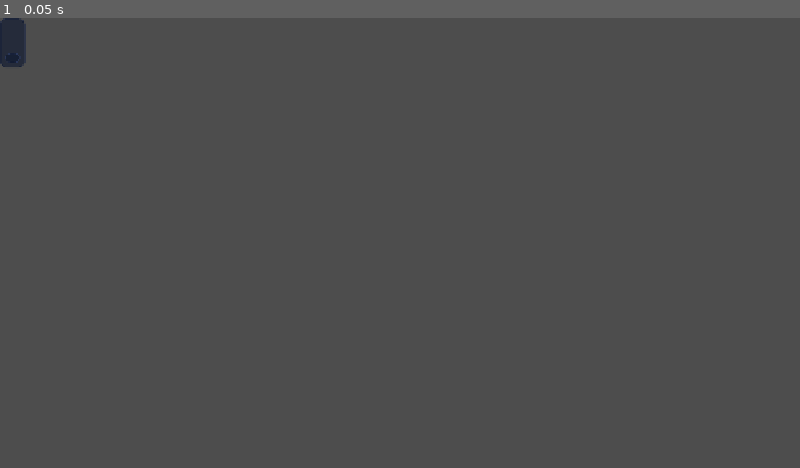
Above: before the commit, frame 1.
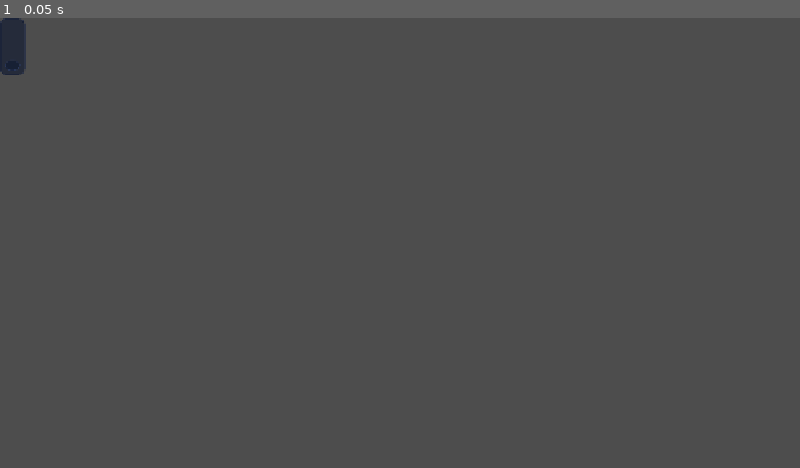
Above: after the commit, the same moment.

Repository: franciscoCapa27/Squared_2
Game: Godot game, scene res://scenes/ui/RunUpgradeCard.tscn
Same seed, same stepped clock (60 frames per second), same inputs: the game is played once before the commit and once after it. This scene is started directly instead of the project's main scene.
Inputs:
- Up to frame 1 (0.05 s): no input

The runs differ from the first frame. In frame 1, less than 0.1% of the frame differs, in the area x 0-4%, y 7-13%.

Commit message:
feat(ui): compress Run Upgrade cards (#176)
Keep the existing live level, cost, unlock, and purchase states while removing the default requirements and effects wall.

Diff:
--- a/squared-2/scenes/ui/RunUpgradeCard.tscn
+++ b/squared-2/scenes/ui/RunUpgradeCard.tscn
@@ -24,15 +24,10 @@
 layout_mode = 2
 autowrap_mode = 3
 
-[node name="DescriptionLabel" type="RichTextLabel" parent="MarginContainer/VBoxContainer" unique_id=1982718839]
+[node name="DescriptionLabel" type="Label" parent="MarginContainer/VBoxContainer" unique_id=1982718839]
 unique_name_in_owner = true
 layout_mode = 2
-bbcode_enabled = true
-
-[node name="DetailLabel" type="RichTextLabel" parent="MarginContainer/VBoxContainer" unique_id=1944793933]
-unique_name_in_owner = true
-layout_mode = 2
-bbcode_enabled = true
+autowrap_mode = 3
 
 [node name="BuyButton" type="Button" parent="MarginContainer/VBoxContainer" unique_id=1216677951]
 unique_name_in_owner = true
--- a/squared-2/scripts/ui/run_upgrade_card.gd
+++ b/squared-2/scripts/ui/run_upgrade_card.gd
@@ -5,8 +5,7 @@
 
 @onready var title_label: Label = %TitleLabel
 @onready var category_level_label: Label = %CategoryLevelLabel
-@onready var description_label: RichTextLabel = %DescriptionLabel
-@onready var detail_label: RichTextLabel = %DetailLabel
+@onready var description_label: Label = %DescriptionLabel
 @onready var buy_button: Button = %BuyButton
 
 var upgrade_definition: RunUpgradeDefinition
@@ -23,8 +22,7 @@
 
 	ThemeTextHelper.apply_card_title(title_label)
 	ThemeTextHelper.apply_detail_label(category_level_label)
-	ThemeTextHelper.apply_detail_rich_text(description_label)
-	ThemeTextHelper.apply_detail_rich_text(detail_label)
+	ThemeTextHelper.apply_body_label(description_label)
 	ThemeButtonHelper.apply_button_theme(buy_button)
 
 
@@ -55,7 +53,6 @@
 	]
 
 	description_label.text = upgrade_definition.description
-	detail_label.text = _get_detail_text()
 
 	if not is_unlocked:
 		buy_button.text = "Locked"
@@ -69,14 +66,6 @@
 	else:
 		buy_button.text = "Need %s Squares" % NumberFormatter.cost(cost)
 		buy_button.disabled = true
-
-
-func _get_detail_text() -> String:
-	return "[b]Requirements[/b]\n%s\n\n[b]Effects per Level[/b]\n%s" % [
-		_get_requirement_text(),
-		_get_effect_text()
-	]
-
 
 func _get_requirement_text() -> String:
 	if upgrade_definition == null:
